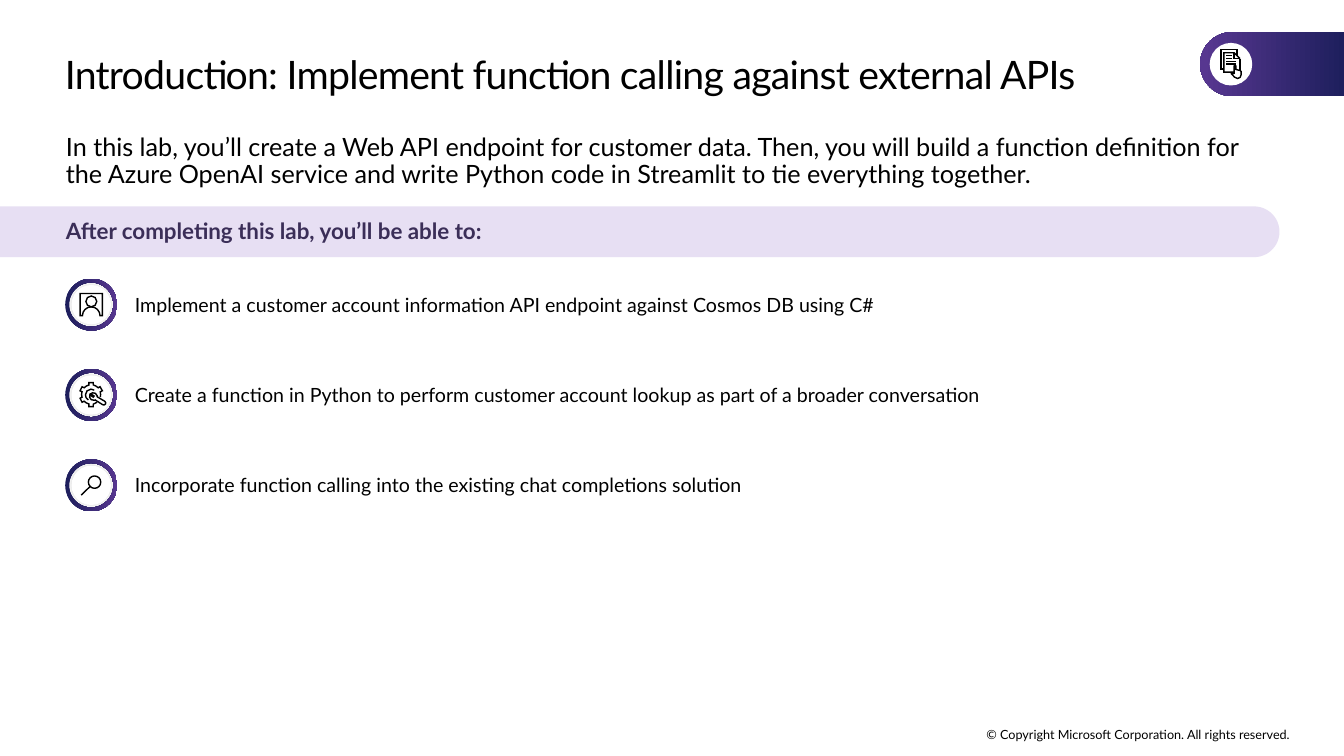
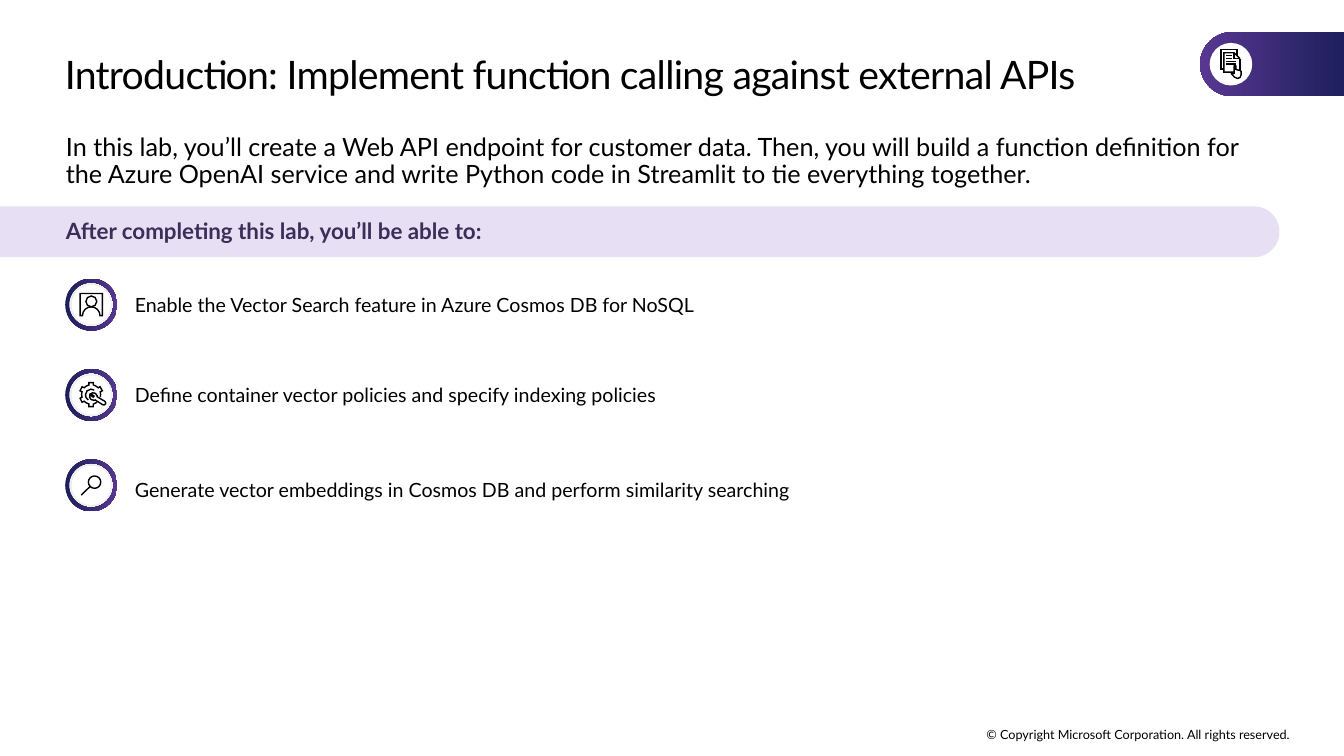
Before and after one commit to microsoft/TechExcel-Integrating-Azure-PaaS-and-AI-Services-for-AI-Design-Wins, a slide deck: slide 21 of slides/Lab Slides.pptx (slide 24 before the commit). Drawn at 1344x756 pixels with LibreOffice and Linux fonts; fonts in the diff are those of the drawing. Boxes give left, top, right and bottom in pixels: in the first picture for what was removed or moved away, otherwise in the second. Text is boxed around its words. In the diff, an @@ line names an element or a change of style, - is before the commit and + after.

```diff
--- a/slides/Lab Slides.pptx
+++ b/slides/Lab Slides.pptx
@@ text at (x1=135, y1=297, x2=694, y2=315): text changed @@
-  Implement a customer account information API endpoint against Cosmos DB using C#
+  Enable the Vector Search feature in Azure Cosmos DB for NoSQL
@@ text at (x1=135, y1=387, x2=655, y2=406): text changed @@
-  Create a function in Python to perform customer account lookup as part of a broader conversation
+  Define container vector policies and specify indexing policies
@@ text at (x1=135, y1=482, x2=790, y2=501): text changed @@
-  Incorporate function calling into the existing chat completions solution
+  Generate vector embeddings in Cosmos DB and perform similarity searching
```
Also in this commit, not shown: 16 other slides changed, 10 slides added, 19 slides removed.
